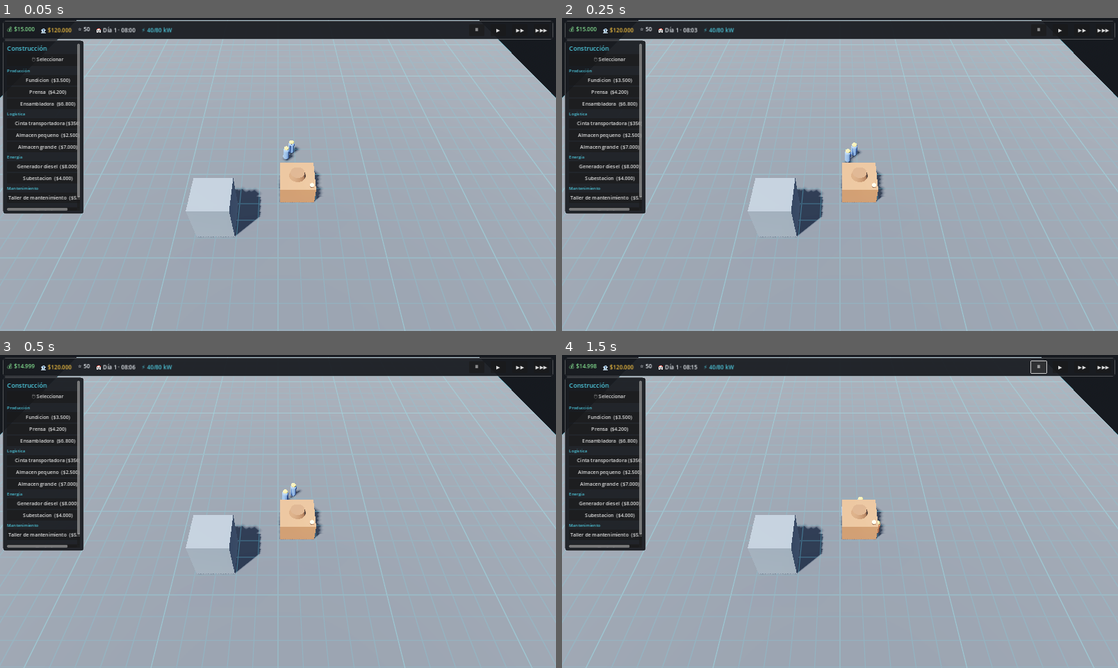
Above: before the commit, frames 1-4 (two rows, left to right).
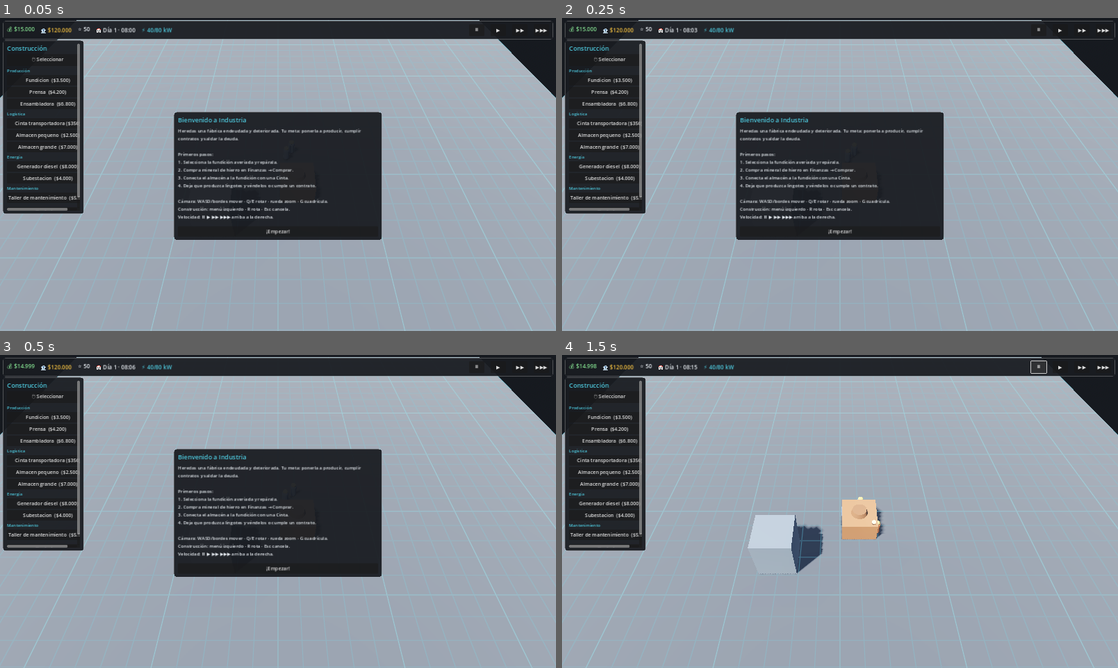
Above: after the commit, the same moments.

Repository: luckyvalentinaguirre-bot/Industria
Game: Godot game, scene res://scenes/main/main.tscn
The game is run twice, just before and just after one commit, with the same random seed, the same clock (stepped at 60 frames per second) and the same inputs.
Inputs (mouse positions are in pixels of both pictures, inside the frame that each line leads up to):
- Up to frame 1 (0.05 s): no input
- Up to frame 2 (0.25 s): no input
- Up to frame 3 (0.5 s): no input
- Up to frame 4 (1.5 s): click (840, 567) at 0.5 s, where only the run after the commit has a clickable "¡Empezar!"; click "⏸" at 1.25 s

The runs differ from the first frame. In frame 1, 15% of the frame differs, in the area x 31-69%, y 30-71%; in frame 2, 15%; in frame 3, 15%; in frame 4, nothing differs.

Commit message:
Pulido V1: sistema de objetivos, condición de victoria y ayuda inicial
Cierra la V1 dando una meta clara al jugador (spec §3, §22, §26, §27).

- ObjectiveManager: 8 objetivos encadenados (reparar, producir, vender,
  cumplir contrato, automatizar, día rentable, media deuda, saldar deuda),
  detectados por señales del EventBus, con serialización en el guardado.
- Condición de victoria al saldar la deuda, con banner "¡Industria salvada!".
- Panel de Objetivos en la UI (🎯) y ayuda inicial con los primeros pasos.

Verificado: import limpio y test de integración 14/14 PASS (añadidas
comprobaciones de objetivos y victoria).

Co-Authored-By: Claude Opus 4.8 <noreply@anthropic.com>
Claude-Session: https://claude.ai/code/session_01ETPkQhicRLbwGdXtkPoigV

Diff:
--- a/scripts/core/event_bus.gd
+++ b/scripts/core/event_bus.gd
@@ -85,6 +85,11 @@
 signal game_saved()
 signal game_loaded()
 
+# --- Objetivos / progresión -------------------------------------------------
+signal objective_completed(id: String, title: String)
+signal objectives_updated()
+signal game_won()
+
 # --- UI / notificaciones ----------------------------------------------------
 ## level: "info" | "success" | "warning" | "error"
 signal notify(message: String, level: String)
--- a/scripts/core/game_manager.gd
+++ b/scripts/core/game_manager.gd
@@ -35,6 +35,7 @@
 var rules: Node
 var automation: Node
 var events: Node
+var objectives: Node
 var save: Node
 var ui: Node
 
@@ -65,6 +66,7 @@
 	rules = _add("res://scripts/automation/rule_manager.gd", "RuleManager")
 	automation = _add("res://scripts/automation/automation_manager.gd", "AutomationManager")
 	events = _add("res://scripts/events/event_manager.gd", "EventManager")
+	objectives = _add("res://scripts/core/objective_manager.gd", "ObjectiveManager")
 	save = _add("res://scripts/save/save_manager.gd", "SaveManager")
 	ui = _add("res://scripts/ui/ui_manager.gd", "UIManager")
 
--- /dev/null
+++ b/scripts/core/objective_manager.gd
@@ -0,0 +1,103 @@
+extends Node
+## ObjectiveManager — meta y progresión de la V1 (spec §3, §26, §27).
+##
+## Da a la partida una meta clara: salvar la empresa. Sigue una lista ordenada de
+## objetivos y detecta la victoria (saldar la deuda siendo rentable). Se apoya en
+## señales del EventBus, sin acoplarse a los sistemas.
+##
+## Nota de estructura: progresión del juego → vive en scripts/core/.
+
+var objectives: Array = []         # [{id, title, done}]
+var won: bool = false
+var _initial_debt: float = 0.0
+
+func _ready() -> void:
+	_define_objectives()
+	EventBus.machine_repaired.connect(_on_repair)
+	EventBus.item_produced.connect(_on_produced)
+	EventBus.transaction.connect(_on_transaction)
+	EventBus.contract_completed.connect(_on_contract)
+	EventBus.rule_added.connect(_on_rule_added)
+	EventBus.debt_changed.connect(_on_debt_changed)
+	EventBus.day_passed.connect(_on_day)
+	EventBus.game_started.connect(_on_game_started)
+
+func _on_game_started() -> void:
+	_initial_debt = maxf(1.0, GameState.debt)
+
+func _define_objectives() -> void:
+	objectives = [
+		{"id": "repair", "title": "Repara la máquina averiada", "done": false},
+		{"id": "produce", "title": "Fabrica tu primer producto", "done": false},
+		{"id": "sell", "title": "Realiza tu primera venta", "done": false},
+		{"id": "contract", "title": "Cumple tu primer contrato", "done": false},
+		{"id": "automate", "title": "Configura una regla de automatización", "done": false},
+		{"id": "profit", "title": "Cierra un día con ganancias", "done": false},
+		{"id": "halve_debt", "title": "Reduce la deuda a la mitad", "done": false},
+		{"id": "solvent", "title": "Salda por completo la deuda (¡victoria!)", "done": false},
+	]
+
+func _complete(id: String) -> void:
+	for o in objectives:
+		if o["id"] == id and not o["done"]:
+			o["done"] = true
+			EventBus.objective_completed.emit(id, o["title"])
+			EventBus.objectives_updated.emit()
+			EventBus.notify.emit("Objetivo cumplido: %s" % o["title"], "success")
+			if id == "solvent":
+				_win()
+			return
+
+func completed_count() -> int:
+	var n := 0
+	for o in objectives:
+		if o["done"]:
+			n += 1
+	return n
+
+# --- Detección --------------------------------------------------------------
+func _on_repair(_m: Node) -> void:
+	_complete("repair")
+
+func _on_produced(_item: String, _qty: int) -> void:
+	_complete("produce")
+
+func _on_transaction(category: String, _amount: float, is_income: bool) -> void:
+	if is_income and category == "sales":
+		_complete("sell")
+
+func _on_contract(_c: Resource) -> void:
+	_complete("contract")
+
+func _on_rule_added(_r: Dictionary) -> void:
+	_complete("automate")
+
+func _on_debt_changed(debt: float) -> void:
+	if _initial_debt > 1.0 and debt <= _initial_debt * 0.5:
+		_complete("halve_debt")
+	if debt <= 0.0:
+		_complete("solvent")
+
+func _on_day(_day: int) -> void:
+	# Rentabilidad: el día anterior cerró con ganancia positiva.
+	var hist: Array = GameManager.finance.daily_history
+	if hist.size() > 0 and float(hist[hist.size() - 1]["profit"]) > 0.0:
+		_complete("profit")
+
+func _win() -> void:
+	if won:
+		return
+	won = true
+	EventBus.game_won.emit()
+	EventBus.notify.emit("¡La empresa está saneada! Has salvado Industria.", "success")
+
+# --- Serialización ----------------------------------------------------------
+func to_dict() -> Dictionary:
+	return { "objectives": objectives.duplicate(true), "won": won, "initial_debt": _initial_debt }
+
+func from_dict(data: Dictionary) -> void:
+	if data.has("objectives"):
+		objectives = (data["objectives"] as Array).duplicate(true)
+	won = bool(data.get("won", false))
+	_initial_debt = float(data.get("initial_debt", _initial_debt))
+	EventBus.objectives_updated.emit()
--- a/scripts/save/save_manager.gd
+++ b/scripts/save/save_manager.gd
@@ -24,6 +24,7 @@
 		"production": GameManager.production.to_dict(),
 		"market": GameManager.market.to_dict(),
 		"rules": GameManager.rules.to_dict(),
+		"objectives": GameManager.objectives.to_dict(),
 	}
 	var f := FileAccess.open(SAVE_PATH, FileAccess.WRITE)
 	if f == null:
@@ -56,6 +57,7 @@
 	GameManager.production.from_dict(data.get("production", {}))
 	GameManager.market.from_dict(data.get("market", {}))
 	GameManager.rules.from_dict(data.get("rules", {}))
+	GameManager.objectives.from_dict(data.get("objectives", {}))
 
 	# Reemite estado a la UI.
 	EventBus.money_changed.emit(GameState.money)
--- a/scripts/ui/ui_manager.gd
+++ b/scripts/ui/ui_manager.gd
@@ -28,6 +28,7 @@
 var automation_ui: PanelContainer
 var contracts_panel: PanelContainer
 var workers_panel: PanelContainer
+var objectives_panel: PanelContainer
 var _right_panels: Array = []
 
 var _toasts: VBoxContainer
@@ -51,6 +52,8 @@
 	_build_toasts()
 	_connect_signals()
 	_refresh_hud()
+	if not GameManager.save.has_save():
+		_show_intro()
 
 # --- Barra superior ---------------------------------------------------------
 func _build_topbar() -> void:
@@ -103,7 +106,8 @@
 	automation_ui = AutomationUIScript.new()
 	contracts_panel = _make_contracts_panel()
 	workers_panel = _make_workers_panel()
-	for p in [production_ui, finance_ui, automation_ui, contracts_panel, workers_panel]:
+	objectives_panel = _make_scroll_panel()
+	for p in [production_ui, finance_ui, automation_ui, contracts_panel, workers_panel, objectives_panel]:
 		p.set_anchors_preset(Control.PRESET_TOP_RIGHT)
 		p.offset_right = -8
 		p.offset_top = 64
@@ -130,6 +134,7 @@
 	h.add_theme_constant_override("separation", 8)
 	bar.add_child(h)
 
+	_add_bottom_btn(h, "🎯 Objetivos", _on_objectives)
 	_add_bottom_btn(h, "💰 Finanzas", _on_finance)
 	_add_bottom_btn(h, "📄 Contratos", _on_contracts)
 	_add_bottom_btn(h, "👷 Personal", _on_workers)
@@ -150,6 +155,7 @@
 func _on_contracts() -> void: _toggle_right(contracts_panel); _refresh_contracts()
 func _on_workers() -> void: _toggle_right(workers_panel); _refresh_workers()
 func _on_automation() -> void: _toggle_right(automation_ui)
+func _on_objectives() -> void: _toggle_right(objectives_panel); _refresh_objectives()
 
 # --- Toasts -----------------------------------------------------------------
 func _build_toasts() -> void:
@@ -193,6 +199,8 @@
 	EventBus.contract_failed.connect(func(_c): _refresh_contracts())
 	EventBus.worker_hired.connect(func(_w): _refresh_workers())
 	EventBus.worker_fired.connect(func(_w): _refresh_workers())
+	EventBus.objectives_updated.connect(_refresh_objectives)
+	EventBus.game_won.connect(_on_game_won)
 
 func _refresh_hud() -> void:
 	if _money_lbl == null:
@@ -302,3 +310,87 @@
 		if child is ScrollContainer and child.get_child_count() > 0:
 			return child.get_child(0)
 	return null
+
+# --- Panel genérico con scroll ----------------------------------------------
+func _make_scroll_panel() -> PanelContainer:
+	var p := UITheme.make_panel()
+	p.custom_minimum_size = Vector2(340, 0)
+	p.visible = false
+	var scroll := ScrollContainer.new()
+	scroll.custom_minimum_size = Vector2(320, 520)
+	p.add_child(scroll)
+	var box := VBoxContainer.new()
+	box.name = "Box"
+	box.add_theme_constant_override("separation", 6)
+	box.size_flags_horizontal = Control.SIZE_EXPAND_FILL
+	scroll.add_child(box)
+	return p
+
+# --- Panel de objetivos -----------------------------------------------------
+func _refresh_objectives() -> void:
+	if objectives_panel == null:
+		return
+	var box := _find_box(objectives_panel)
+	if box == null:
+		return
+	for c in box.get_children():
+		c.queue_free()
+	box.add_child(UITheme.make_title("Objetivos"))
+	box.add_child(UITheme.make_label("Salva la empresa: pon a producir la fábrica, cúmplela y salda la deuda.", 12, UITheme.TEXT))
+	box.add_child(UITheme.hsep())
+	for o in GameManager.objectives.objectives:
+		var mark := "✅" if o["done"] else "⬜"
+		var color := UITheme.ACCENT2 if o["done"] else UITheme.TEXT
+		box.add_child(UITheme.make_label("%s  %s" % [mark, o["title"]], 13, color))
+	var done: int = GameManager.objectives.completed_count()
+	box.add_child(UITheme.hsep())
+	box.add_child(UITheme.make_label("Progreso: %d / %d" % [done, GameManager.objectives.objectives.size()], 13, UITheme.ACCENT))
+
+# --- Victoria ---------------------------------------------------------------
+func _on_game_won() -> void:
+	var banner := UITheme.make_panel(UITheme.BG)
+	banner.set_anchors_preset(Control.PRESET_CENTER)
+	banner.offset_left = -260
+	banner.offset_right = 260
+	banner.offset_top = -110
+	banner.offset_bottom = 110
+	var v := VBoxContainer.new()
+	v.add_theme_constant_override("separation", 10)
+	banner.add_child(v)
+	v.add_child(UITheme.make_label("¡INDUSTRIA SALVADA!", 28, UITheme.ACCENT2))
+	v.add_child(UITheme.make_label("Saldaste la deuda y la empresa es rentable.", 15))
+	v.add_child(UITheme.make_label("Puedes seguir jugando y expandiendo la fábrica.", 13, UITheme.TEXT))
+	var close := UITheme.make_button("Continuar")
+	close.pressed.connect(banner.queue_free)
+	v.add_child(close)
+	root.add_child(banner)
+
+# --- Ayuda inicial ----------------------------------------------------------
+func _show_intro() -> void:
+	var panel := UITheme.make_panel(UITheme.BG)
+	panel.set_anchors_preset(Control.PRESET_CENTER)
+	panel.offset_left = -300
+	panel.offset_right = 300
+	panel.offset_top = -180
+	panel.offset_bottom = 180
+	var v := VBoxContainer.new()
+	v.add_theme_constant_override("separation", 8)
+	panel.add_child(v)
+	v.add_child(UITheme.make_title("Bienvenido a Industria"))
+	var text := "Heredas una fábrica endeudada y deteriorada. Tu meta: ponerla a producir, cumplir contratos y saldar la deuda.\n\n" \
+		+ "Primeros pasos:\n" \
+		+ "1. Selecciona la fundición averiada y repárala.\n" \
+		+ "2. Compra mineral de hierro en Finanzas → Comprar.\n" \
+		+ "3. Conecta el almacén a la fundición con una Cinta.\n" \
+		+ "4. Deja que produzca lingotes y véndelos o cumple un contrato.\n\n" \
+		+ "Cámara: WASD/bordes mover · Q/E rotar · rueda zoom · G cuadrícula.\n" \
+		+ "Construcción: menú izquierdo · R rota · Esc cancela.\n" \
+		+ "Velocidad: ⏸ ▶ ▶▶ ▶▶▶ arriba a la derecha."
+	var lbl := UITheme.make_label(text, 13)
+	lbl.autowrap_mode = TextServer.AUTOWRAP_WORD_SMART
+	lbl.custom_minimum_size = Vector2(560, 0)
+	v.add_child(lbl)
+	var close := UITheme.make_button("¡Empezar!")
+	close.pressed.connect(panel.queue_free)
+	v.add_child(close)
+	root.add_child(panel)
--- a/tests/production/smoke_test.gd
+++ b/tests/production/smoke_test.gd
@@ -19,6 +19,7 @@
 	_test_economy_sell()
 	_test_power_overload()
 	_test_contract_flow()
+	_test_objectives()
 	_test_save_load()
 	print("\n=== RESULTADO: %s (%d fallos) ===" % ["PASS" if _failures == 0 else "FAIL", _failures])
 	get_tree().quit(1 if _failures > 0 else 0)
@@ -100,6 +101,20 @@
 	_check("Contratos: el contrato se completó al haber stock", c.completed)
 	_check("Contratos: el cliente pagó el contrato", GameState.money > money_before)
 
+func _test_objectives() -> void:
+	# Ventas y contratos previos deben haber marcado objetivos; forzamos deuda 0.
+	_check("Objetivos: 'realiza tu primera venta' cumplido", _obj_done("sell"))
+	_check("Objetivos: 'cumple tu primer contrato' cumplido", _obj_done("contract"))
+	GameState.debt = 0.0
+	EventBus.debt_changed.emit(0.0)
+	_check("Objetivos: saldar la deuda dispara la victoria", GameManager.objectives.won)
+
+func _obj_done(id: String) -> bool:
+	for o in GameManager.objectives.objectives:
+		if o["id"] == id:
+			return o["done"]
+	return false
+
 func _test_save_load() -> void:
 	var ok_save: bool = GameManager.save.save_game()
 	var money_snapshot: float = GameState.money
Not shown, changed: README.md
